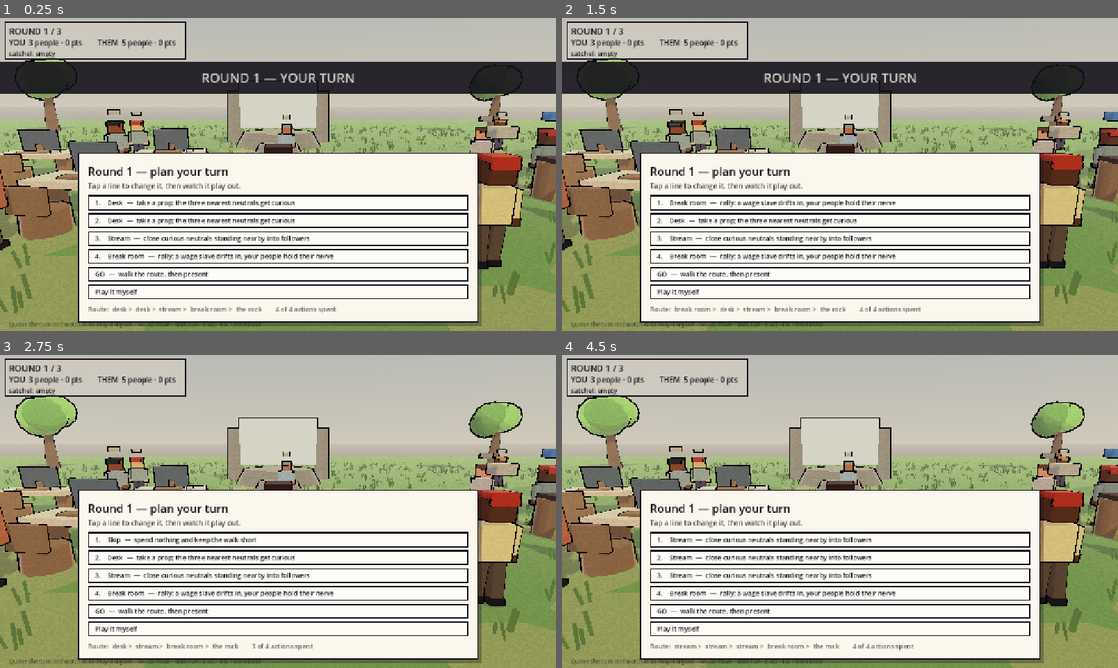
Above: before the commit, frames 1-4 (two rows, left to right).
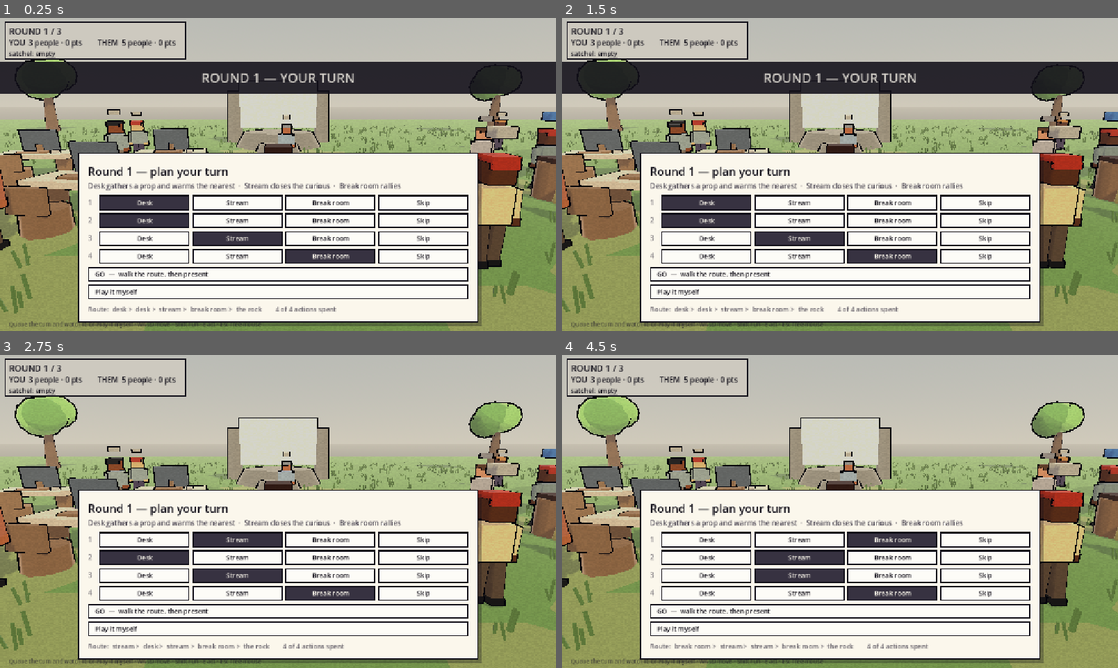
Above: after the commit, the same moments.

Repository: nathandunn/flipbook-field
Game: Godot game, scene res://scenes/main.tscn
The game is run twice, just before and just after one commit, with the same random seed, the same clock (stepped at 60 frames per second) and the same inputs.
Inputs (mouse positions are in pixels of both pictures, inside the frame that each line leads up to):
- Up to frame 1 (0.25 s): no input
- Up to frame 2 (1.5 s): click (840, 202) at 0.5 s, where only the run before the commit has a clickable "1. Desk — take a prop, the th…"; click (706, 202) at 1.25 s, where only the run after the commit has a clickable "Desk"
- Up to frame 3 (2.75 s): click (278, 539) at 2 s, where only the run before the commit has a clickable "1. Break room — rally: a wage…"
- Up to frame 4 (4.5 s): click (840, 558) at 2.75 s, where only the run before the commit has a clickable "2. Desk — take a prop, the th…"; click (801, 539) at 3.5 s, where only the run after the commit has a clickable "Stream"; click (890, 539) at 4.25 s, where only the run after the commit has a clickable "Break room"

The runs differ from the first frame. In frame 1, 4.9% of the frame differs, in the area x 15-78%, y 52-79%; in frame 2, 5.3%; in frame 3, 5.1%; in frame 4, 5.3%, in the area x 15-78%, y 52-95%.

Commit message:
Planner: four visible choices per step, and stop caching the .pck
Tap-to-cycle made Skip a fourth tap you had to discover, and a press that
turned a row into the next verb did not read as 'I chose that'. Each step
is now its four options side by side with the chosen one filled in, so one
press sets a step and Skip is as visible as the rest.

Also: nginx served index.pck and index.js with max-age=3600 under
filenames that never change. The .pck holds every game script, so anyone
who loaded the page before a fix kept the old code for an hour and saw
nothing change - which is most of why the planner still looked broken
after it was fixed. Revalidate instead; unchanged files come back 304.

Co-Authored-By: Claude Opus 5 <noreply@anthropic.com>
Claude-Session: https://claude.ai/code/session_01QVFjdR5Wx9YraLvh63mEVL

Diff:
--- a/project/scripts/planner.gd
+++ b/project/scripts/planner.gd
@@ -75,17 +75,6 @@
 	return "Skip"
 
 
-static func verb_blurb(v: int) -> String:
-	match v:
-		Office.St.DESK:
-			return "take a prop; the three nearest neutrals get curious"
-		Office.St.STREAM:
-			return "close curious neutrals standing nearby into followers"
-		Office.St.BREAK:
-			return "rally: a wage slave drifts in, your people hold their nerve"
-	return "spend nothing and keep the walk short"
-
-
 # --- planning ----------------------------------------------------------------
 
 ## Gather, gather, close, rally — the same legible line the nemesis plays, so
@@ -106,19 +95,45 @@
 	# The pointer is captured for camera look during play; the planner needs it back.
 	Input.mouse_mode = Input.MOUSE_MODE_VISIBLE
 	_title.text = "Round %d — plan your turn" % round_no
-	_sub.text = "Tap a line to change it, then watch it play out."
+	_sub.text = "Desk gathers a prop and warms the nearest  ·  Stream closes the curious  ·  Break room rallies"
 	_rebuild()
 
 
 func _rebuild() -> void:
 	_clear()
 	for i in range(_slots.size()):
-		var v: int = int(_slots[i])
-		var b := _button("%d.    %s  —  %s" % [i + 1, verb_name(v), verb_blurb(v)])
-		b.pressed.connect(_cycle.bind(i))
+		_box.add_child(_step_row(i))
 	_button("GO  —  walk the route, then present").pressed.connect(_go)
 	_button("Play it myself").pressed.connect(_by_hand)
 	_hint.text = _route_line()
+
+
+## One step: its number, then the four things that step could be, the chosen one
+## filled in. Four visible choices rather than tap-to-cycle, so "skip this
+## action" is a thing you can see and press, not a fourth tap to discover.
+func _step_row(i: int) -> HBoxContainer:
+	var row := HBoxContainer.new()
+	row.add_theme_constant_override("separation", 6)
+
+	var n := Label.new()
+	n.text = "%d" % (i + 1)
+	n.add_theme_font_size_override("font_size", 16)
+	n.add_theme_color_override("font_color", Color(0.13, 0.11, 0.18, 0.55))
+	n.custom_minimum_size = Vector2(20, 0)
+	n.vertical_alignment = VERTICAL_ALIGNMENT_CENTER
+	n.mouse_filter = Control.MOUSE_FILTER_IGNORE
+	row.add_child(n)
+
+	for v in CYCLE:
+		var chip := _chip(verb_name(int(v)), int(_slots[i]) == int(v))
+		chip.pressed.connect(_pick.bind(i, int(v)))
+		row.add_child(chip)
+	return row
+
+
+func _pick(i: int, v: int) -> void:
+	_slots[i] = v
+	_rebuild()
 
 
 func _route_line() -> String:
@@ -136,10 +151,6 @@
 	]
 
 
-func _cycle(i: int) -> void:
-	var at: int = CYCLE.find(int(_slots[i]))
-	_slots[i] = CYCLE[(at + 1) % CYCLE.size()]
-	_rebuild()
 
 
 func _go() -> void:
@@ -209,7 +220,28 @@
 	return b
 
 
-func _card(fill: Color) -> StyleBoxFlat:
+## One choice within a step. Filled dark when it is the one currently chosen, so
+## the plan can be read at a glance without reading any words.
+func _chip(text: String, chosen: bool) -> Button:
+	var b := Button.new()
+	b.text = text
+	b.add_theme_font_size_override("font_size", 15)
+	b.custom_minimum_size = Vector2(0, 30)
+	b.size_flags_horizontal = Control.SIZE_EXPAND_FILL
+	b.focus_mode = Control.FOCUS_NONE
+	b.alignment = HORIZONTAL_ALIGNMENT_CENTER
+	var fill := Color(0.13, 0.11, 0.18, 0.9) if chosen else Color(1, 1, 1, 0.55)
+	var face := PAPER if chosen else INK
+	b.add_theme_color_override("font_color", face)
+	b.add_theme_color_override("font_hover_color", face)
+	b.add_theme_color_override("font_pressed_color", PAPER)
+	b.add_theme_stylebox_override("normal", _card(fill, 8))
+	b.add_theme_stylebox_override("hover", _card(fill if chosen else Color(1, 1, 1, 0.95), 8))
+	b.add_theme_stylebox_override("pressed", _card(Color(0.13, 0.11, 0.18, 0.9), 8))
+	return b
+
+
+func _card(fill: Color, left: int = 16) -> StyleBoxFlat:
 	var sb := StyleBoxFlat.new()
 	sb.bg_color = fill
 	sb.border_color = INK
@@ -217,7 +249,7 @@
 	# Kept tight on purpose: six rows of cards have to fit a short browser window
 	# without the last two sliding off the bottom of the screen.
 	sb.set_content_margin_all(6)
-	sb.content_margin_left = 16
+	sb.content_margin_left = left
 	return sb
 
 
Not shown, changed: README.md
Not shown, changed: nginx.conf
Not shown, changed: web/index.html
Not shown, changed: web/index.js.gz
Not shown, changed: web/index.pck
Not shown, changed: web/index.wasm.gz
